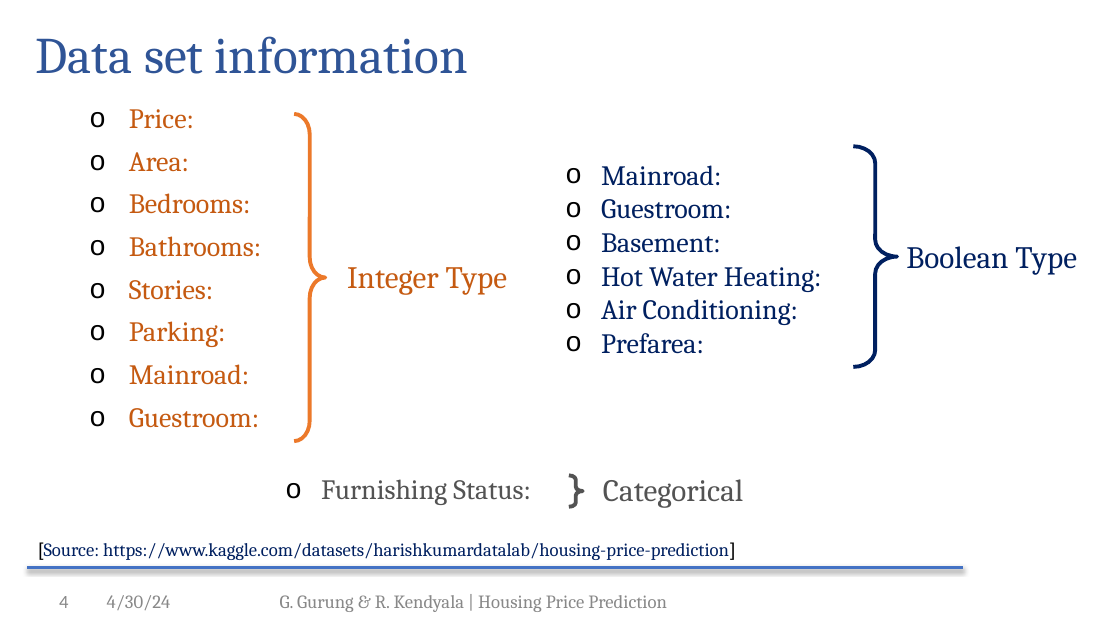
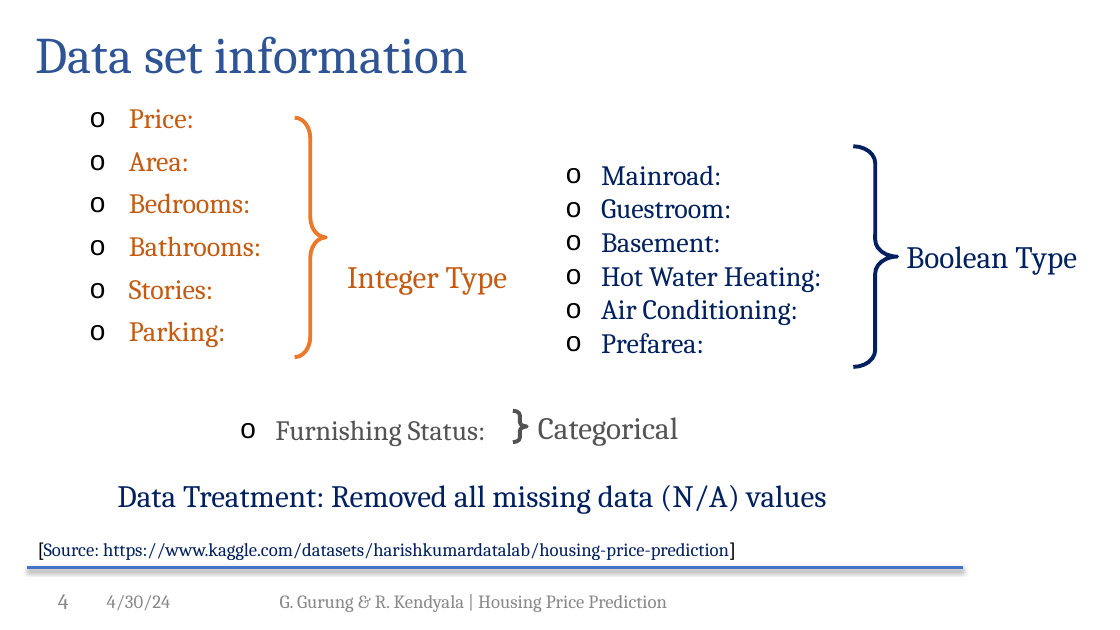
Before and after one commit to gajjugrg/asds_final, a slide deck: slide 4 of Group4_5303.pptx. Drawn at 1120x630 pixels with LibreOffice and Linux fonts; fonts in the diff are those of the drawing; background and template pictures are left out. Boxes give left, top, right and bottom in pixels: in the first picture for what was removed or moved away, otherwise in the second. Text is boxed around its words. In the diff, an @@ line names an element or a change of style, - is before the commit and + after.

Commit message:
final slides update

```diff
--- a/Group4_5303.pptx
+++ b/Group4_5303.pptx
@@ right brace: place and size @@
-right brace at [295, 114, 326, 441]
+right brace at [295, 118, 326, 357]
@@ text at [129, 364, 259, 428]: paragraphs removed @@
-o Mainroad:
-o Guestroom:
@@ text "Furnishing Status:": place and size @@
-text "Furnishing Status:" at [321, 479, 531, 505]
+text "Furnishing Status:" at [275, 420, 486, 446]
@@ right brace: place and size @@
-right brace at [569, 475, 582, 506]
+right brace at [513, 411, 526, 442]
@@ text "Categorical": place and size @@
-text "Categorical" at [603, 479, 743, 508]
+text "Categorical" at [538, 417, 678, 446]
@@ text added at [117, 485, 826, 513], 20 pt, text #002060 @@
+Data Treatment: Removed all missing data (N/A) values
@@ page number at [58, 594, 69, 609]: size 12 to 14 pt, font Calibri to Cambria @@
```
Also in this commit, not shown: 1 other file.
